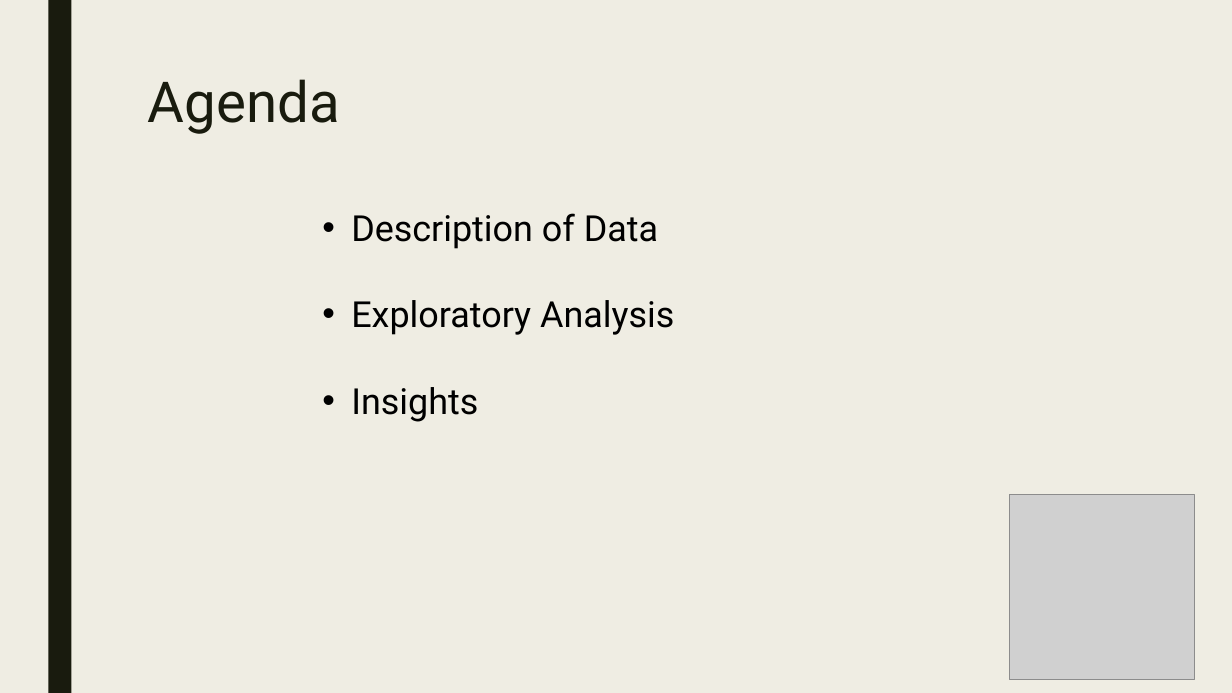
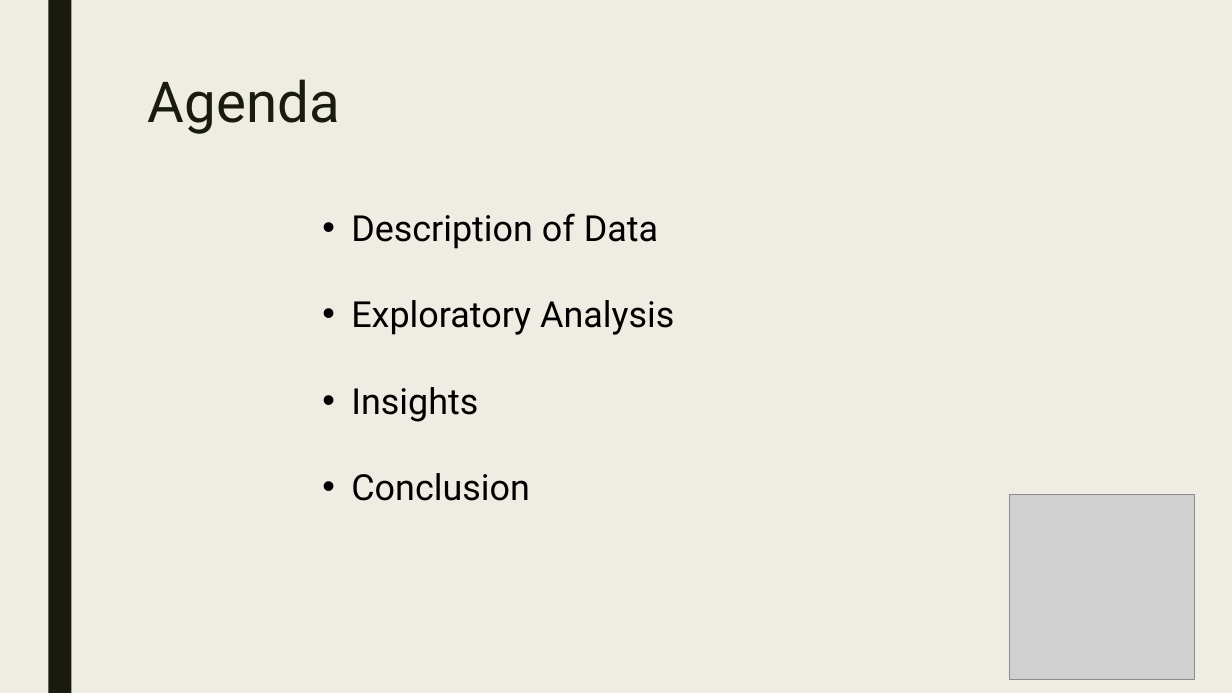
Before and after one commit to Preetikasri/UFO-Sightings-Analysis, a slide deck: slide 2 of ufo_presentation_v1.pptx. Drawn at 1232x693 pixels with LibreOffice and Linux fonts; fonts in the diff are those of the drawing; grey boxes stand for pictures. Boxes give left, top, right and bottom in pixels: in the first picture for what was removed or moved away, otherwise in the second. Text is boxed around its words. In the diff, an @@ line names an element or a change of style, - is before the commit and + after.

```diff
--- a/ufo_presentation_v1.pptx
+++ b/ufo_presentation_v1.pptx
@@ text at (351, 473, 529, 501): paragraph added @@
+• Conclusion
```
Also in this commit, not shown: 5 other slides changed.
